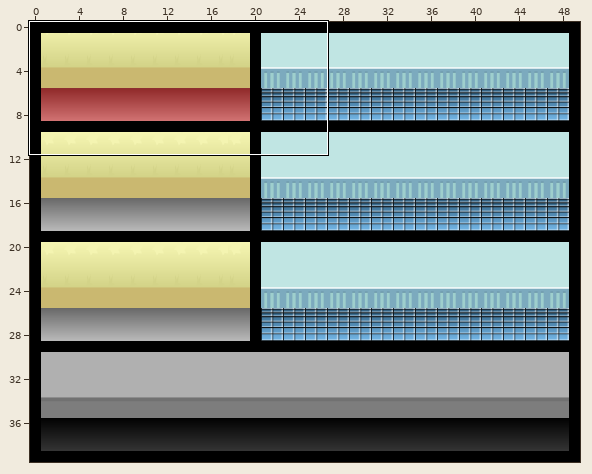
A Tiled map gets an edit: assets/map.tmx. Above, an overview of the earlier version with the close-up marked.
Close-up. Old version:
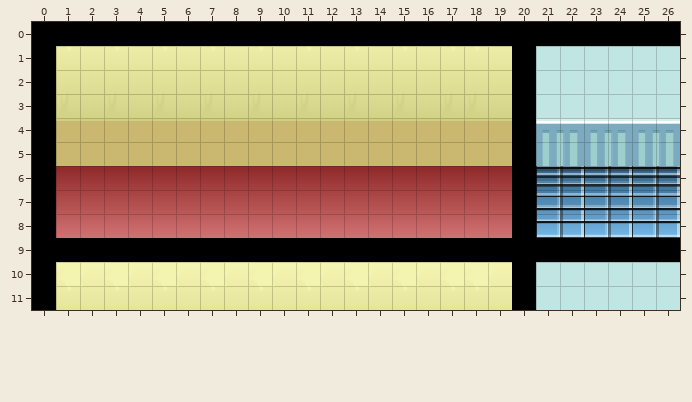
Cells are 16x16 px. Shown: x 0..26, y 0..11. The commit also changed other parts of the map, which this record leaves out.
The result:
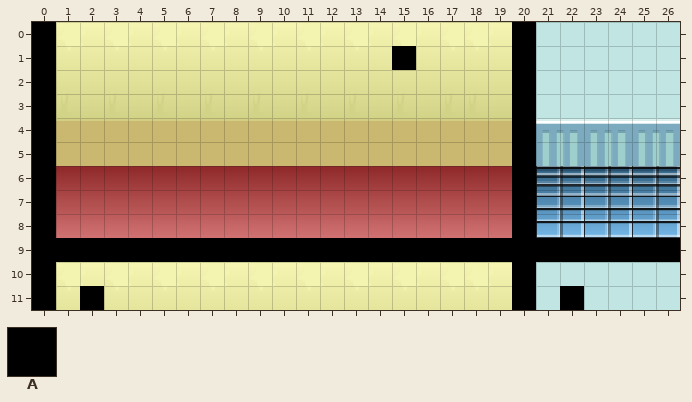
Key: from "tileset": A 0.
_ is an empty cell.
Tiles of an added or newly shown layer are drawn over the layers below it.
From the commit log: doors are ready
Change:
Layer "collide":
y 0: x 1..19 AAAAAAAAAAAAAAAAAAA -> ___________________; x 21..26 AAAAAA -> ______
Layer "door" (added):
y 1: x 15 _ -> A
y 11: x 2 _ -> A; x 22 _ -> A
Boxes around the changes in both close-ups, in picture pixels (x1, y1, x2, y2):
changed: (56, 22, 512, 70)
removed: (536, 22, 680, 46)
added: (80, 286, 104, 310)
added: (560, 286, 584, 310)
